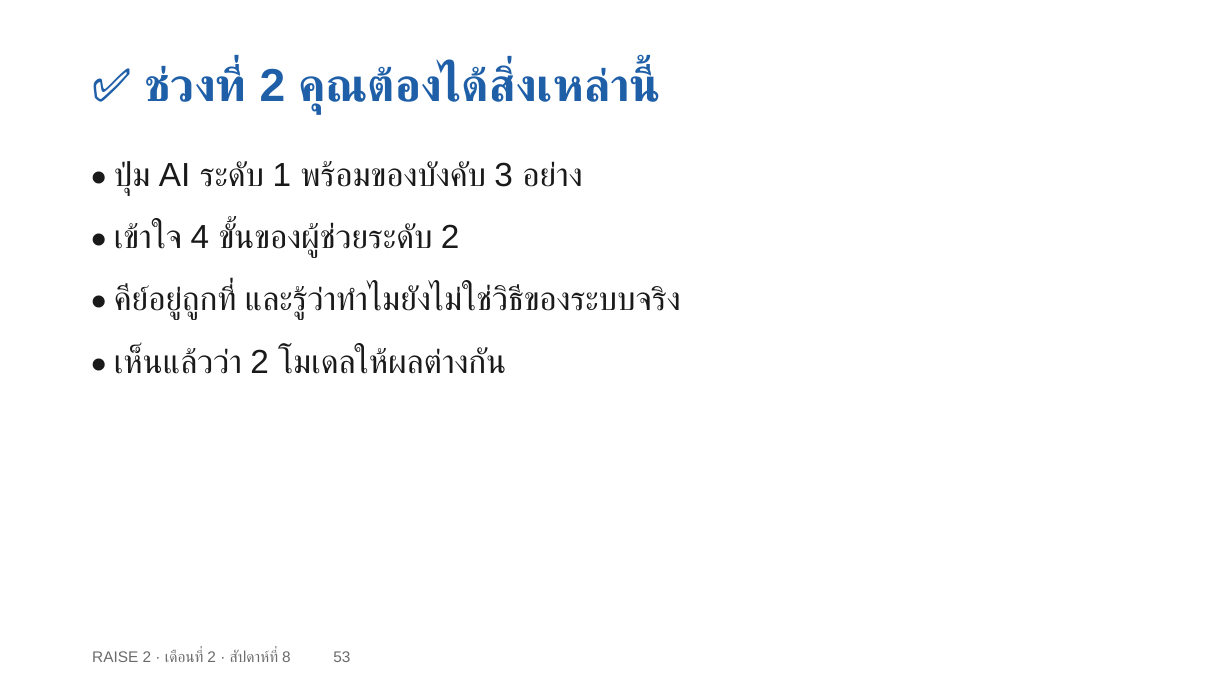
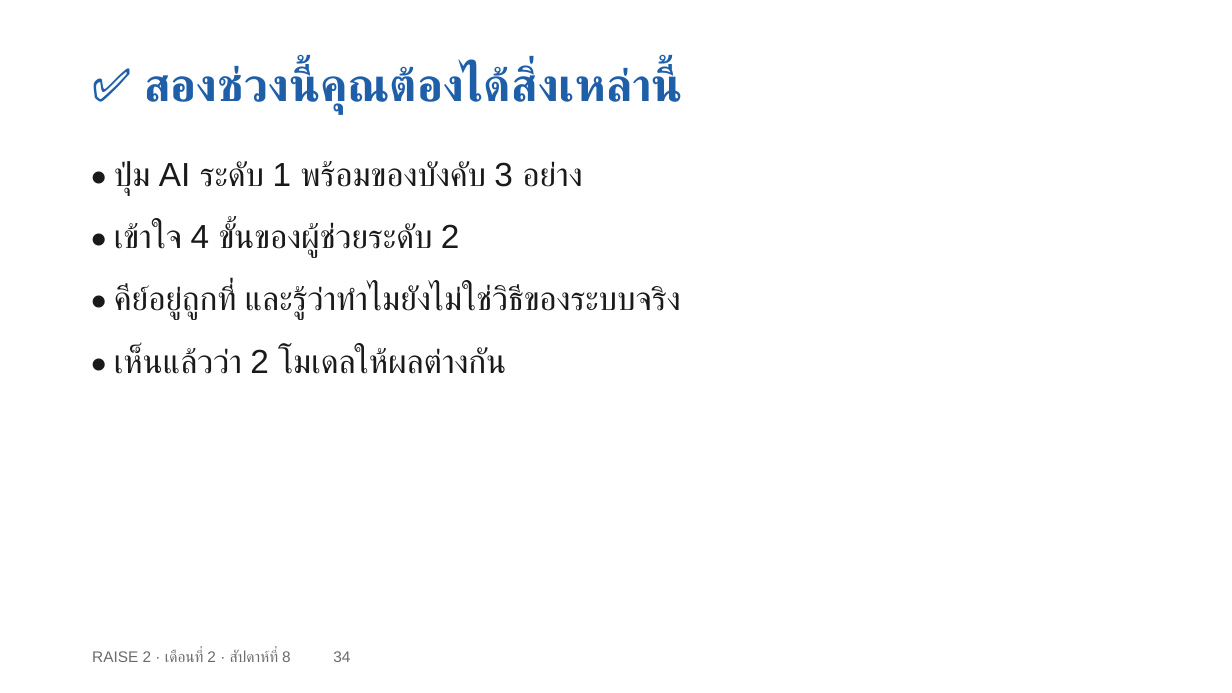
Before and after one commit to cnacha-mfu/raise2-module2, a slide deck: slide 34 of materials/week8/w8-slides.pptx (slide 53 before the commit). Drawn at 1232x693 pixels with LibreOffice and Linux fonts; fonts in the diff are those of the drawing. Boxes give left, top, right and bottom in pixels: in the first picture for what was removed or moved away, otherwise in the second. Text is boxed around its words. In the diff, an @@ line names an element or a change of style, - is before the commit and + after.

```diff
--- a/materials/week8/w8-slides.pptx
+++ b/materials/week8/w8-slides.pptx
@@ text at (144, 65, 674, 114): text changed @@
-✅ ช่วงที่ 2 คุณต้องได้สิ่งเหล่านี้
+✅ สองช่วงนี้คุณต้องได้สิ่งเหล่านี้
@@ text at (92, 650, 350, 662): text changed @@
-RAISE 2 · เดือนที่ 2 · สัปดาห์ที่ 8 53
+RAISE 2 · เดือนที่ 2 · สัปดาห์ที่ 8 34
```
Also in this commit, not shown: 39 other slides changed, 30 slides removed, 10 other files.
